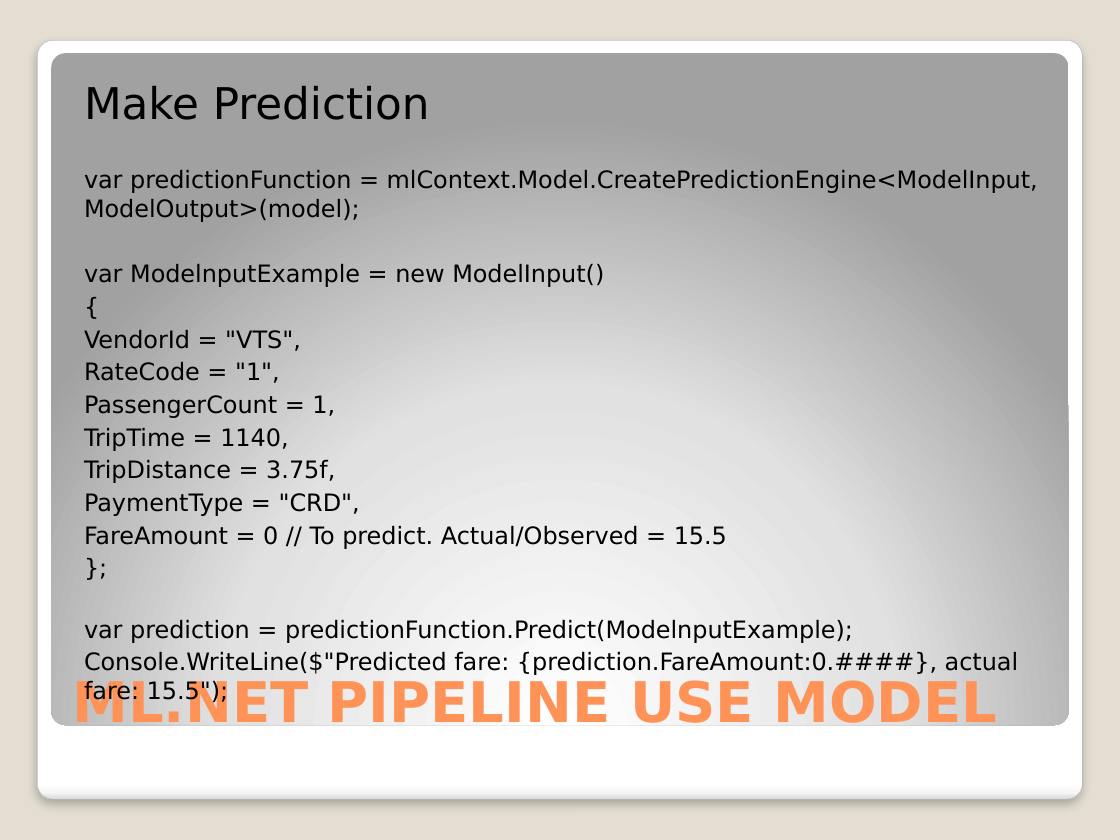
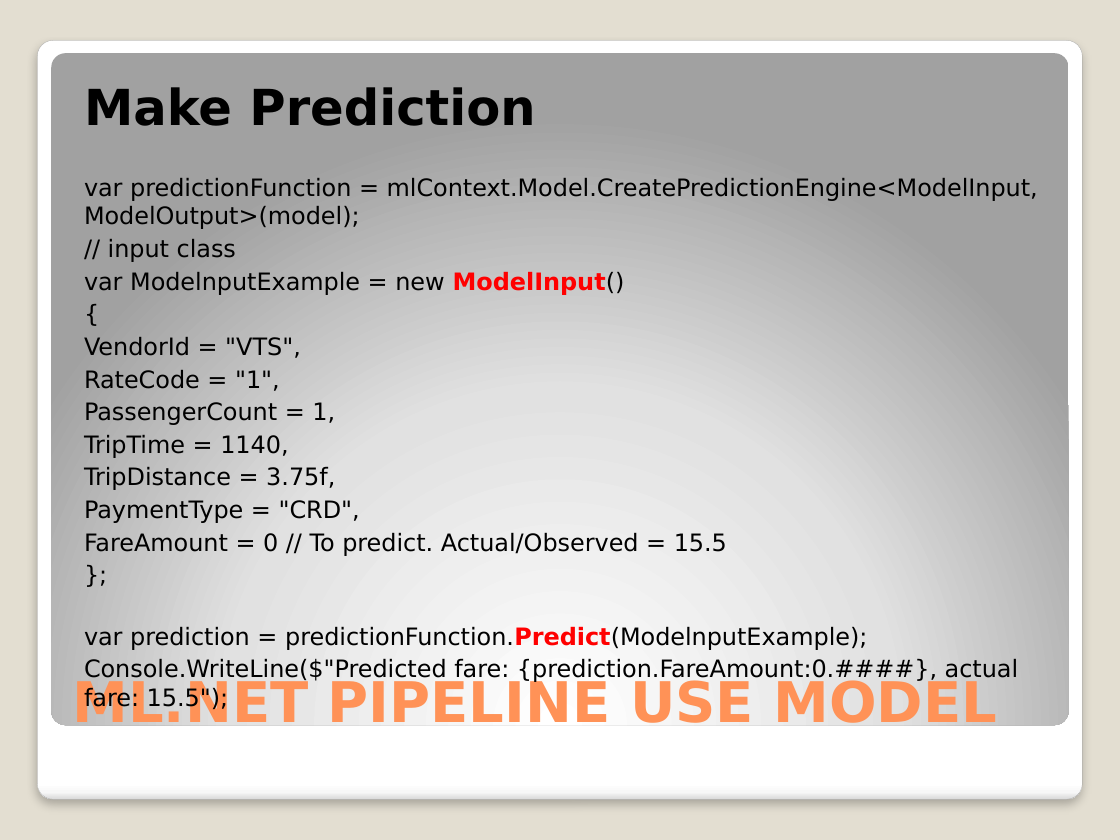
Before and after one commit to djkormo/mlnet-cli, a slide deck: slide 27 of presentation/Machine learning in Azure without Python.pptx (slide 29 before the commit). Drawn at 1120x840 pixels with LibreOffice and Linux fonts; fonts in the diff are those of the drawing. Boxes give left, top, right and bottom in pixels: in the first picture for what was removed or moved away, otherwise in the second. Text is boxed around its words. In the diff, an @@ line names an element or a change of style, - is before the commit and + after.

```diff
--- a/presentation/Machine learning in Azure without Python.pptx
+++ b/presentation/Machine learning in Azure without Python.pptx
@@ text at [84, 87, 867, 650]: size 28.1 to 31.9 pt in "Make Prediction"; bold on in "Make Prediction", "ModelInput()", "predictionFunction.Predict(ModelnputExample);"; text colour #000000 to #FF0000 in "ModelInput()", "predictionFunction.Predict(ModelnputExample);" @@
@@ text at [108, 239, 236, 262]: paragraph added @@
+// input class
```
Also in this commit, not shown: 16 other slides changed, 3 slides added, 1 other file.
